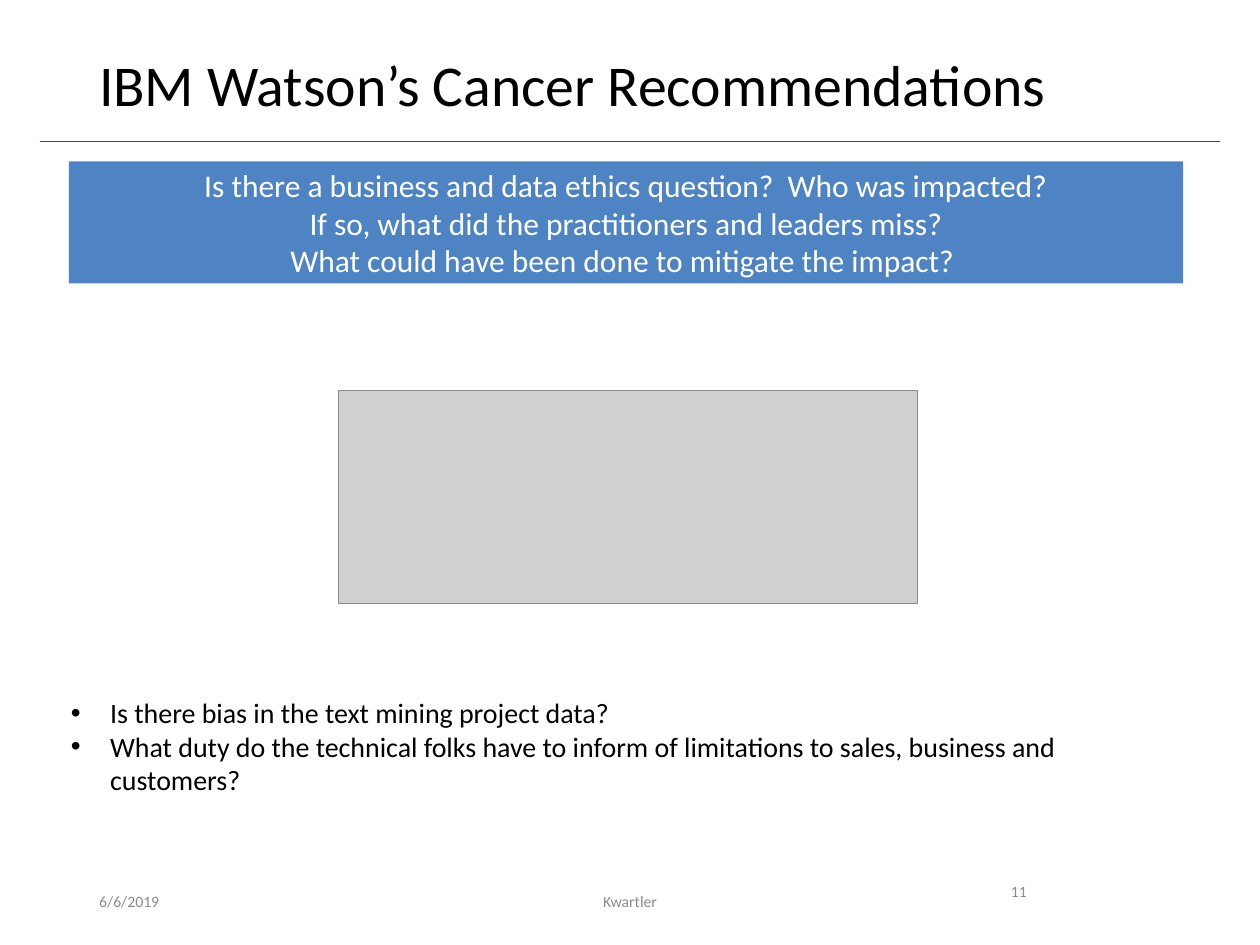
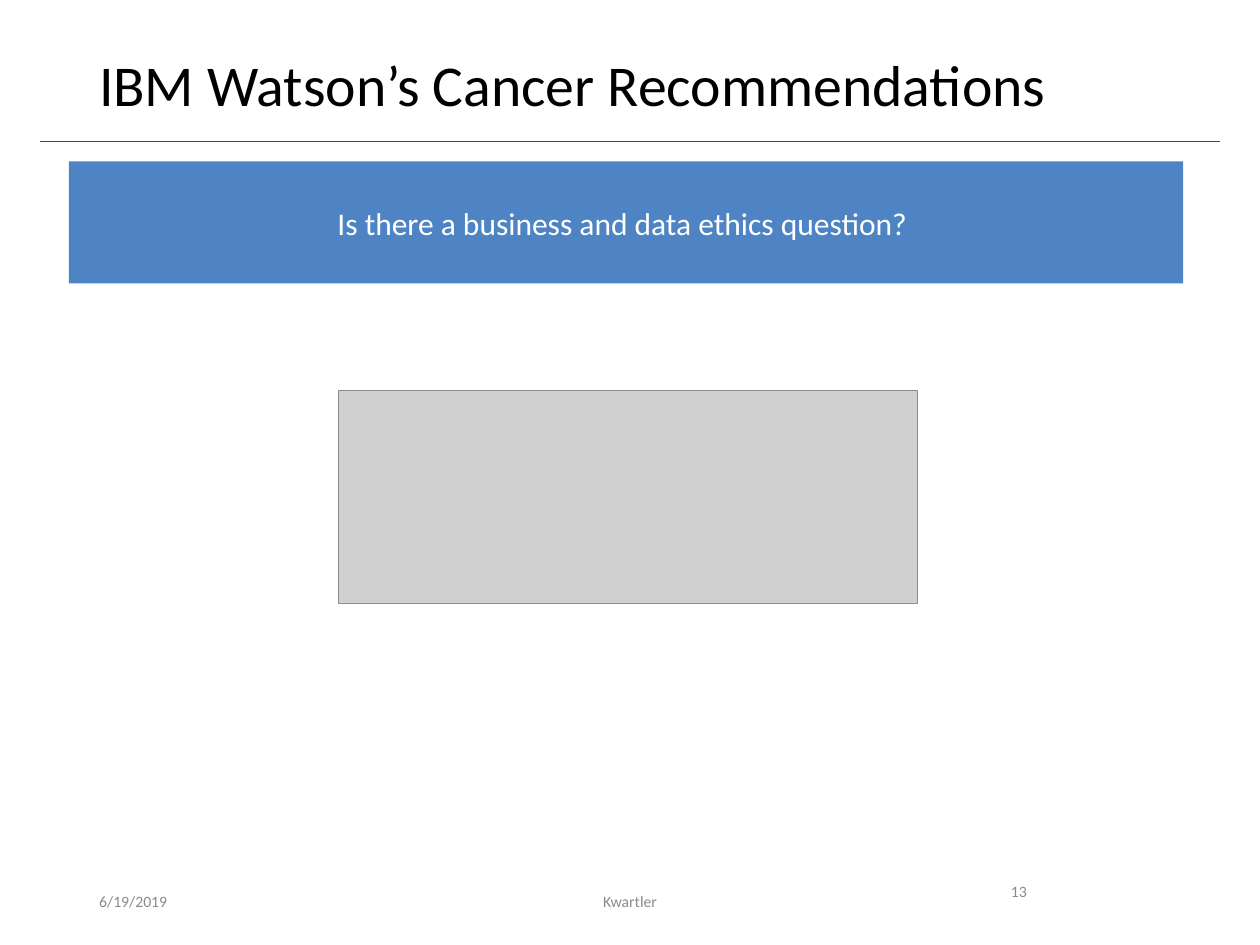
Before and after one commit to kwartler/GSERM_TextMining, a slide deck: slide 13 of D_Thursday/GSERM_Thursday_Ethics.pptx (slide 11 before the commit). Drawn at 1260x945 pixels with LibreOffice and Linux fonts; fonts in the diff are those of the drawing; grey boxes stand for pictures; background and template pictures are left out. Boxes give left, top, right and bottom in pixels: in the first picture for what was removed or moved away, otherwise in the second. Text is boxed around its words. In the diff, an @@ line names an element or a change of style, - is before the commit and + after.

```diff
--- a/D_Thursday/GSERM_Thursday_Ethics.pptx
+++ b/D_Thursday/GSERM_Thursday_Ethics.pptx
@@ text in rectangle at bbox=[337, 213, 907, 240]: text changed @@
-Is there a business and data ethics question? Who was impacted?
-If so, what did the practitioners and leaders miss?
-What could have been done to mitigate the impact?
+Is there a business and data ethics question?
@@ text removed at bbox=[110, 703, 1055, 791] @@
-• Is there bias in the text mining project data?
-• What duty do the technical folks have to inform of limitations to sales, business and customers?
@@ text at bbox=[99, 896, 167, 908]: text changed @@
-6/6/2019
+6/19/2019
@@ page number at bbox=[1011, 887, 1027, 897]: text changed @@
-11
+13
```
Also in this commit, not shown: 27 other slides changed, 9 slides added, 1 slide removed, 1 other file.
